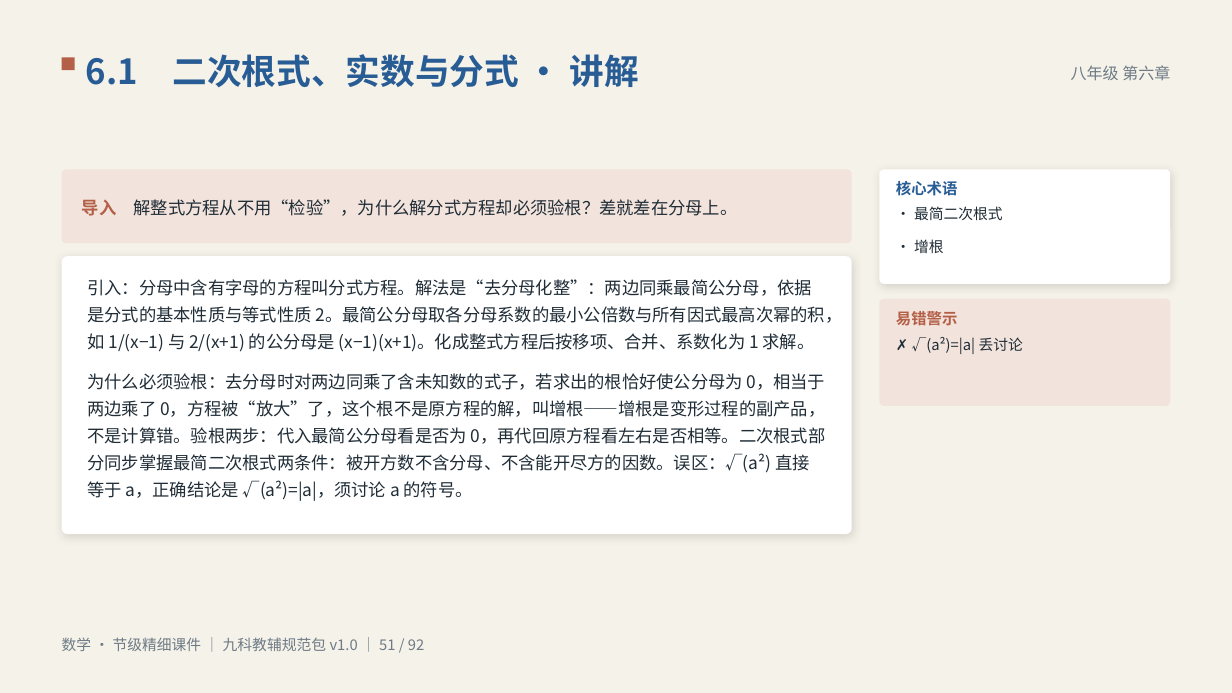
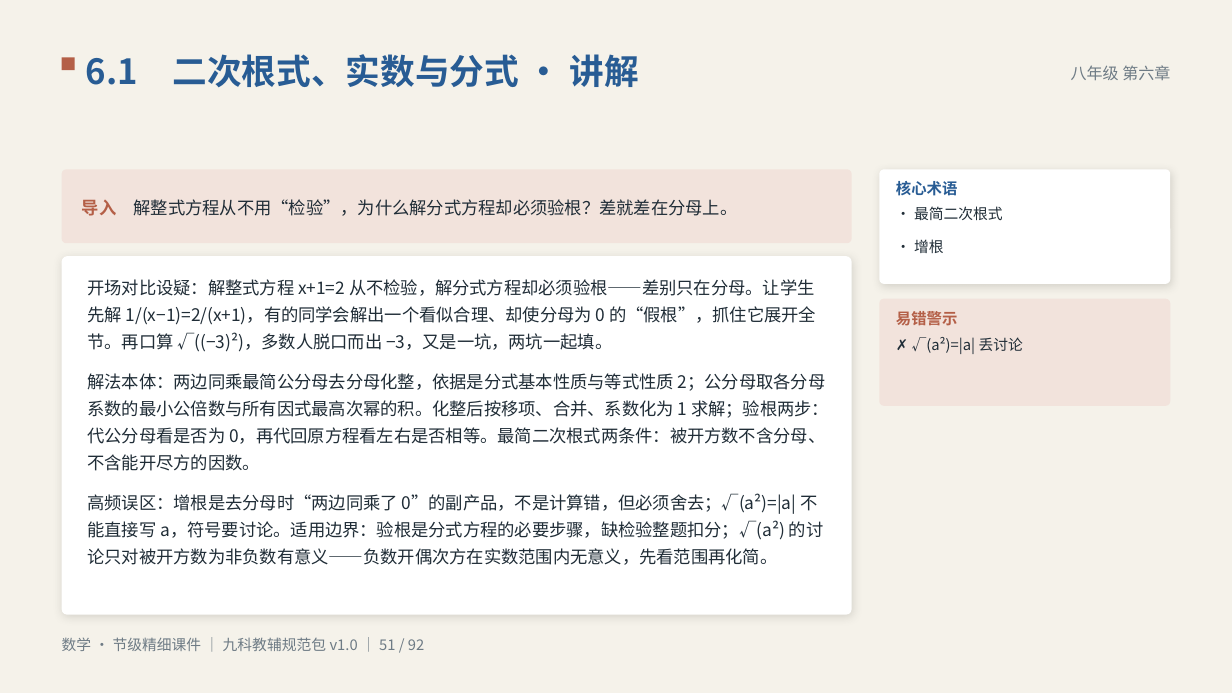
Before and after one commit to vimalinx/jiajiao-courseware, a slide deck: slide 51 of pptx/数学·节级精细讲解课件.pptx. Drawn at 1232x693 pixels with LibreOffice and Linux fonts; fonts in the diff are those of the drawing. Boxes give left, top, right and bottom in pixels: in the first picture for what was removed or moved away, otherwise in the second. Text is boxed around its words. In the diff, an @@ line names an element or a change of style, - is before the commit and + after.

```diff
--- a/pptx/数学·节级精细讲解课件.pptx
+++ b/pptx/数学·节级精细讲解课件.pptx
@@ rounded rectangle: place and size @@
-rounded rectangle at [62, 256, 852, 534]
+rounded rectangle at [62, 256, 852, 615]
@@ rounded rectangle at [62, 256, 852, 615]: proportions changed @@
@@ text at [87, 279, 829, 565]: text changed @@
-引入：分母中含有字母的方程叫分式方程。解法是“去分母化整”：两边同乘最简公分母，依据是分式的基本性质与等式性质 2。最简公分母取各分母系数的最小公倍数与所有因式最高次幂的积，如 1/(x−1) 与 2/(x+1) 的公分母是 (x−1)(x+1)。化成整式方程后按移项、合并、系数化为 1 求解。
-为什么必须验根：去分母时对两边同乘了含未知数的式子，若求出的根恰好使公分母为 0，相当于两边乘了 0，方程被“放大”了，这个根不是原方程的解，叫增根——增根是变形过程的副产品，不是计算错。验根两步：代入最简公分母看是否为 0，再代回原方程看左右是否相等。二次根式部分同步掌握最简二次根式两条件：被开方数不含分母、不含能开尽方的因数。误区：√(a²) 直接等于 a，正确结论是 √(a²)=|a|，须讨论 a 的符号。
+开场对比设疑：解整式方程 x+1=2 从不检验，解分式方程却必须验根——差别只在分母。让学生先解 1/(x−1)=2/(x+1)，有的同学会解出一个看似合理、却使分母为 0 的“假根”，抓住它展开全节。再口算 √((−3)²)，多数人脱口而出 −3，又是一坑，两坑一起填。
+解法本体：两边同乘最简公分母去分母化整，依据是分式基本性质与等式性质 2；公分母取各分母系数的最小公倍数与所有因式最高次幂的积。化整后按移项、合并、系数化为 1 求解；验根两步：代公分母看是否为 0，再代回原方程看左右是否相等。最简二次根式两条件：被开方数不含分母、不含能开尽方的因数。
+高频误区：增根是去分母时“两边同乘了 0”的副产品，不是计算错，但必须舍去；√(a²)=|a| 不能直接写 a，符号要讨论。适用边界：验根是分式方程的必要步骤，缺检验整题扣分；√(a²) 的讨论只对被开方数为非负数有意义——负数开偶次方在实数范围内无意义，先看范围再化简。
```
Also in this commit, not shown: 37 other slides changed, 34 other files.
